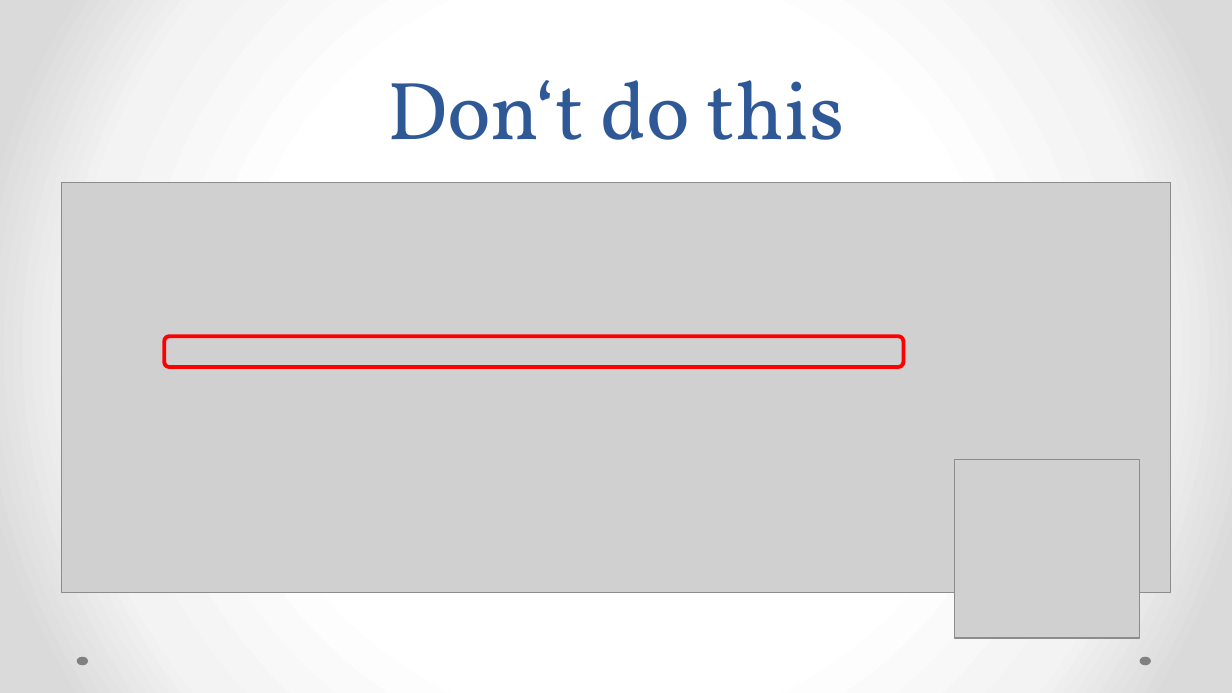
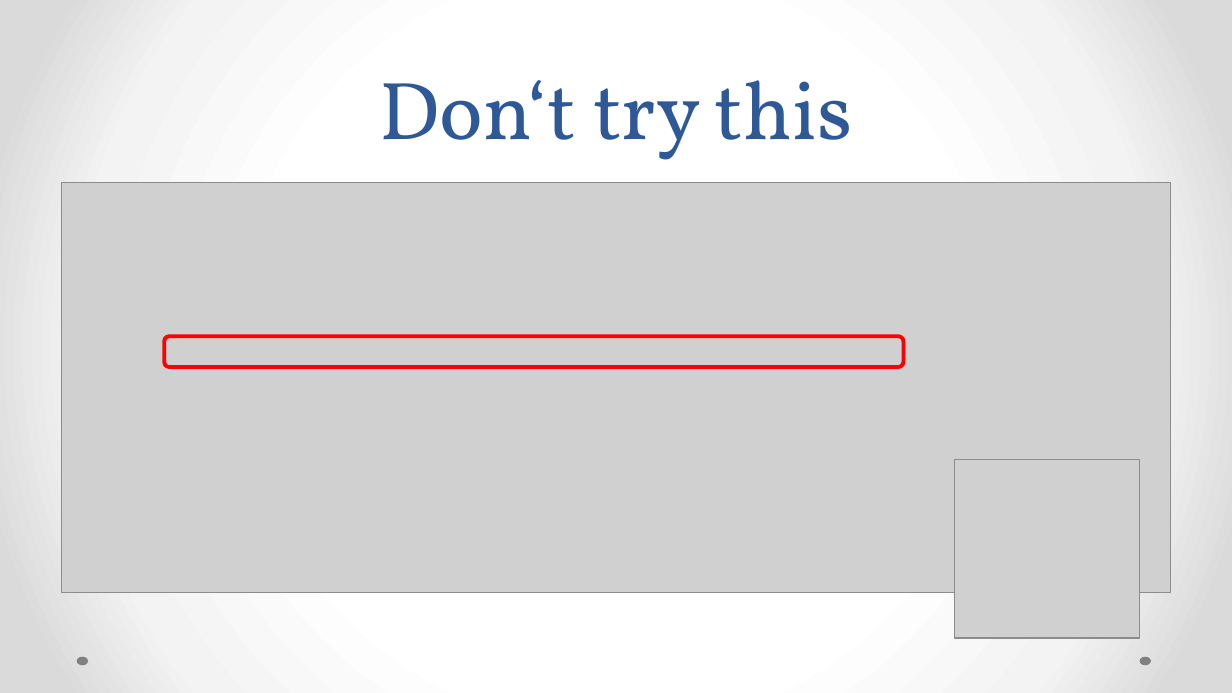
Before and after one commit to MirzaLeka/ReactLab, a slide deck: slide 54 of React js AP LAB.pptx. Drawn at 1232x693 pixels with LibreOffice and Linux fonts; fonts in the diff are those of the drawing; grey boxes stand for pictures. Boxes give left, top, right and bottom in pixels: in the first picture for what was removed or moved away, otherwise in the second. Text is boxed around its words. In the diff, an @@ line names an element or a change of style, - is before the commit and + after.

```diff
--- a/React js AP LAB.pptx
+++ b/React js AP LAB.pptx
@@ title at box(379, 80, 853, 160): text changed @@
-Don‘t do this
+Don‘t try this
```
Also in this commit, not shown: 16 other slides changed, 2 other files.
